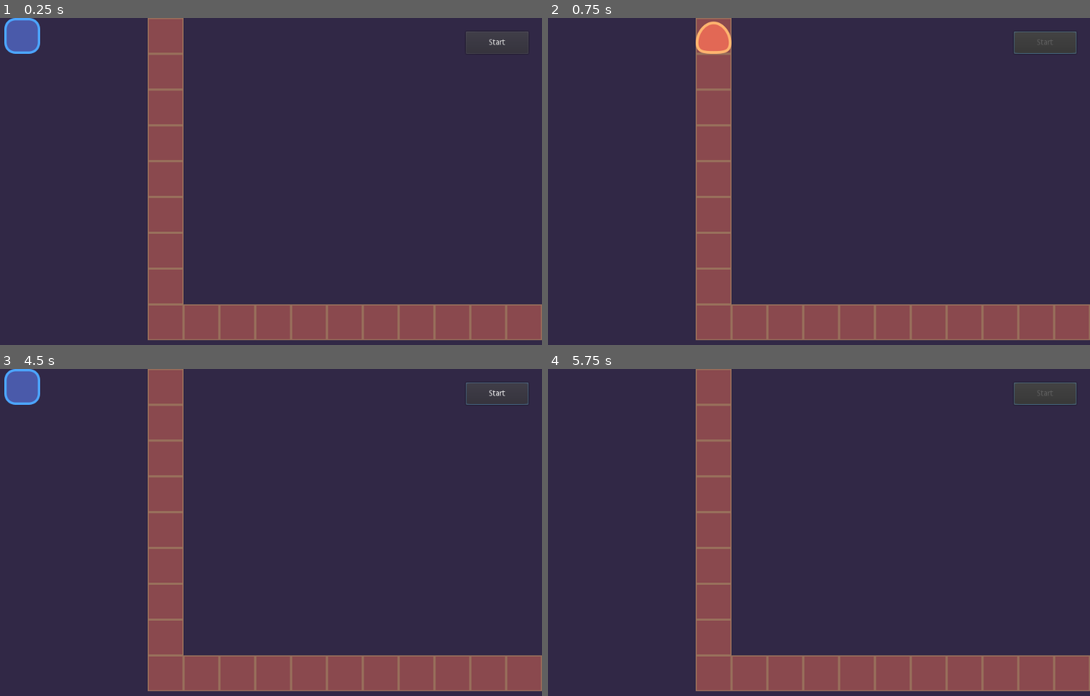
Above: before the commit, frames 1-4 (two rows, left to right).
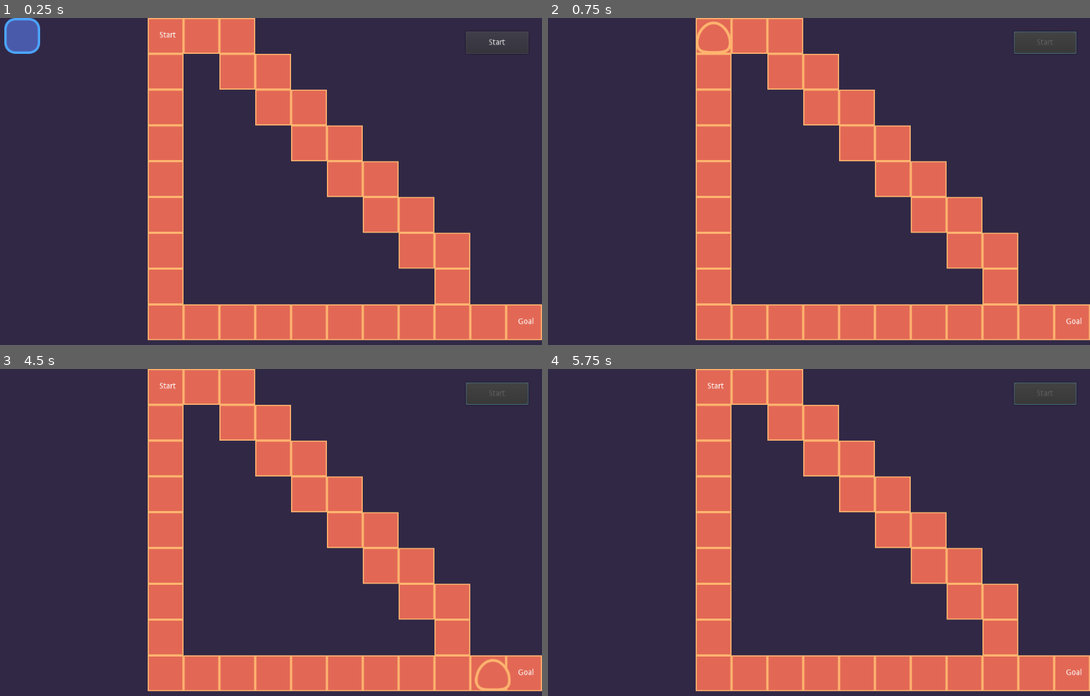
Above: after the commit, the same moments.

Repository: gdquest-demos/godot-2d-tower-defense
Game: Godot game, scene res://Game.tscn
The game is run twice, just before and just after one commit, with the same random seed, the same clock (stepped at 60 frames per second) and the same inputs.
Inputs (mouse positions are in pixels of both pictures, inside the frame that each line leads up to):
- Up to frame 1 (0.25 s): no input
- Up to frame 2 (0.75 s): click "Start" at 0.5 s
- Up to frame 3 (4.5 s): move the mouse to (379, 519) at 1.27 s; hold Ctrl (multiple_selection) 1.28-2.03 s; click (379, 519) at 1.42 s; move the mouse to (140, 552) at 2.02 s; click (140, 552) at 2.1 s; move the mouse to (314, 463) at 2.77 s; hold Ctrl (multiple_selection) 2.78-3.53 s; click (314, 463) at 2.92 s; move the mouse to (227, 604) at 3.52 s; click (227, 604) at 3.6 s; move the mouse to (428, 588) at 4.27 s; hold Ctrl (multiple_selection) from 4.28 s (still down); click (428, 588) at 4.42 s
- Up to frame 4 (5.75 s): release Ctrl (multiple_selection) at 5 s; click "Start" at 5 s

The runs differ from the first frame. In frame 1, 25% of the frame differs, in the area x 27-100%, y 0-99%; in frame 2, 24%; in frame 3, 25%, in the area x 0-100%, y 0-99%; in frame 4, 25%.

Commit message:
Fix path finding point connections

Diff:
--- a/source/Actors/Enemies/BasicEnemy.gd
+++ b/source/Actors/Enemies/BasicEnemy.gd
@@ -6,7 +6,7 @@
 export var speed := 64.0 setget set_speed
 export var idle_duration := 0.5
 
-# Set of global_position that the BasicEnemy moves towards
+# Set of `global_positions` the BasicEnemy moves towards
 var movement_path: PoolVector2Array = []
 
 onready var _tween := $MovementTween
--- a/source/Game.gd
+++ b/source/Game.gd
@@ -27,4 +27,3 @@
 
 func _on_Level_wave_finished() -> void:
 	_toggle_interface()
-	_level.start()
--- a/source/Levels/TestLevel/AStarGrid.gd
+++ b/source/Levels/TestLevel/AStarGrid.gd
@@ -2,38 +2,53 @@
 
 const WALKABLE_CELLS_ID := 1
 
-export var points_offset := Vector2(32, 64)
+export var position_offset := Vector2(32, 64)
 
-onready var start_point: Vector2 = $StartPosition2D.global_position
-onready var goal_point: Vector2 = $GoalPosition2D.global_position
+onready var _start_point: Vector2 = world_to_map($StartPosition2D.global_position)
+onready var _goal_point: Vector2 = world_to_map($GoalPosition2D.global_position)
 onready var _astar := AStar2D.new()
 
-func get_best_path(from_point: Vector2) -> PoolVector2Array:
-	var best_path: PoolVector2Array
+
+func get_walkable_path(from_point: Vector2) -> PoolVector2Array:
+	var walkable_path: PoolVector2Array
 	var walkable_cells: PoolVector2Array = get_used_cells_by_id(WALKABLE_CELLS_ID)
 
 	var astar_path = _get_astar_path(walkable_cells)
 	for cell in astar_path:
 		var point := map_to_world(cell)
-		point += points_offset
-		best_path.append(to_global(point))
-	return best_path
+		point += position_offset
+		walkable_path.append(to_global(point))
+	return walkable_path
 
 
 func _get_astar_path(walkable_cells: PoolVector2Array) -> PoolVector2Array:
 	var astar_path: PoolVector2Array
-	_astar.clear()
+	var start_to_goal_distance := _start_point.distance_to(_goal_point)
 
-	var point_id := 0
+	var cell_id := 0
 	for cell in walkable_cells:
-		_astar.add_point(point_id, cell)
-		point_id += 1
+		var weight := 1.0
+		weight += cell.distance_to(_goal_point) / start_to_goal_distance
+		_astar.add_point(cell_id, cell, weight)
+		cell_id += 1
+	_astar.set_point_position(0, _start_point)
+	_astar.set_point_position(_astar.get_point_count() -1, _goal_point)
 
-	_astar.add_point(0, world_to_map(start_point))
-	_astar.add_point(_astar.get_point_count() -1, world_to_map(goal_point))
+	var walkable_cells_array := Array(walkable_cells)
+	for point in _astar.get_points():
+		var cell = _astar.get_point_position(point)
+		var neighbor_cells := Array([
+			cell + Vector2.UP,
+			cell + Vector2.RIGHT,
+			cell + Vector2.DOWN,
+			cell + Vector2.LEFT,
+			]
+		)
 
-	for point in _astar.get_point_count() -1:
-		_astar.connect_points(point, point + 1)
-
+		for neighbor_cell in neighbor_cells:
+			if not neighbor_cell in walkable_cells:
+				continue
+			var neighbor_cell_id := walkable_cells_array.find(neighbor_cell)
+			_astar.connect_points(point, neighbor_cell_id)
 	astar_path = _astar.get_point_path(0, _astar.get_point_count() -1)
 	return astar_path
--- a/source/Levels/TestLevel/Level.gd
+++ b/source/Levels/TestLevel/Level.gd
@@ -49,7 +49,7 @@
 
 func _start_enemies_movement() -> void:
 	for enemy in _enemies_container.get_children():
-		enemy.movement_path = _astar_grid.get_best_path(enemy.global_position)
+		enemy.movement_path = _astar_grid.get_walkable_path(enemy.global_position)
 		enemy.move()
 
 
--- a/source/Levels/TestLevel/TestLevel.tscn
+++ b/source/Levels/TestLevel/TestLevel.tscn
@@ -16,26 +16,47 @@
 format = 1
 tile_data = PoolIntArray( 0, 0, 0, 1, 0, 0, 2, 0, 0, 3, 0, 0, 4, 0, 0, 5, 0, 0, 6, 0, 0, 7, 0, 0, 8, 0, 0, 9, 0, 0, 10, …(2057 unchanged characters)…
 
-[node name="Towers" type="Node2D" parent="."]
-
 [node name="AStarGrid" type="TileMap" parent="."]
-modulate = Color( 1, 1, 1, 0.501961 )
 tile_set = ExtResource( 3 )
 format = 1
-tile_data = PoolIntArray( 5, 1, 0, 65541, 1, 0, 131077, 1, 0, 196613, 1, 0, 262149, 1, 0, 327685, 1, 0, 393221, 1, 0, 458757, 1, 0, 524293, 1, 0, 524294, 1, 0, 5242 …(122 unchanged characters)…
+tile_data = PoolIntArray( 5, 1, 0, 6, 1, 0, 7, 1, 0, 65541, 1, 0, 65543, 1, 0, 65544, 1, 0, 131077, 1, 0, 131080, 1, 0, 131081, 1, 0, 196613, 1, 0, 196617, 1, 0, 196618, 1, 0, 262149, 1, 0, 262154, 1, 0, 262155, 1, 0, 327685, 1, 0, 327691, 1, 0, 327692, 1, 0, 393221, 1, 0, 393228, 1, 0, 393229, 1, 0, 458757, 1, 0, 458765, 1, 0, 524293, 1, 0, 524294, 1, 0, 5242 …(122 unchanged characters)…
 script = ExtResource( 5 )
 
 [node name="StartPosition2D" type="Position2D" parent="AStarGrid"]
 position = Vector2( 352, 32 )
 
+[node name="Label" type="Label" parent="AStarGrid/StartPosition2D"]
+margin_left = -16.0
+margin_top = -8.0
+margin_right = 24.0
+margin_bottom = 6.0
+text = "Start"
+align = 1
+__meta__ = {
+"_edit_use_anchors_": false
+}
+
 [node name="GoalPosition2D" type="Position2D" parent="AStarGrid"]
-position = Vector2( 1056, 544 )
+position = Vector2( 992, 544 )
+
+[node name="Label" type="Label" parent="AStarGrid/GoalPosition2D"]
+margin_left = -16.0
+margin_top = -8.0
+margin_right = 24.0
+margin_bottom = 6.0
+text = "Goal"
+align = 1
+__meta__ = {
+"_edit_use_anchors_": false
+}
+
+[node name="Towers" type="Node2D" parent="."]
 
 [node name="Enemies" type="Node2D" parent="."]
 
 [node name="BasicEnemy" parent="Enemies" instance=ExtResource( 4 )]
 position = Vector2( 352, 0 )
-speed = 600.0
+speed = 500.0
 idle_duration = 0.1
 
 [node name="SelectionArea2D" parent="." instance=ExtResource( 1 )]
